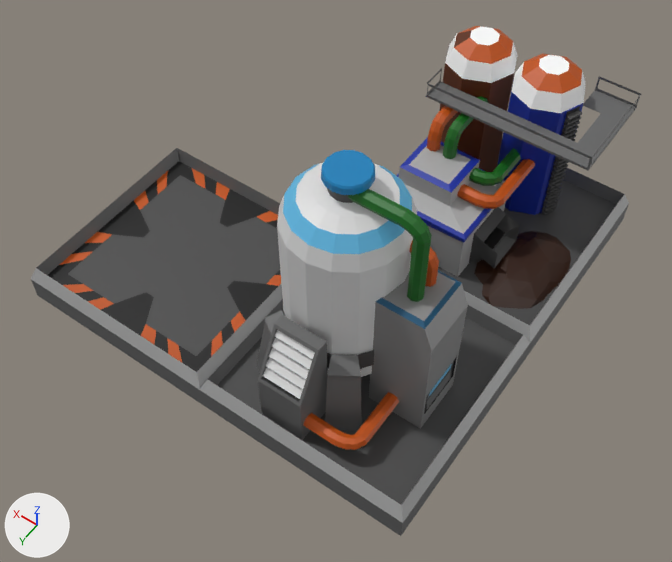
The Blender file WIP/MainBuildings.blend: old version first, new version second.
Before and after are seen from a 50 mm camera at (-6.8, 16.89, 20.23) aimed at (1.73, 4.96, 1.48). Arrows for +X, +Y and +Z are at lower left; the lights stay in place.

The older version as bpy lines, for what is in view:
```python
ob_cube = bpy.data.objects.new('Cube', me_cube)
ob_cube.location = (0.0, 0.0, 0.0)
ob_cube_001 = bpy.data.objects.new('Cube.001', me_cube_001)
ob_cube_001.location = (1.34, 1.32, 1.14)
ob_cube_002 = bpy.data.objects.new('Cube.002', me_cube_002)
ob_cube_002.location = (0.0, 6.0, 0.0)
ob_cylinder = bpy.data.objects.new('Cylinder', me_cylinder_001)
ob_cylinder.location = (1.71, -1.71, 1.32)
ob_cylinder_001 = bpy.data.objects.new('Cylinder.001', me_cylinder_002)
ob_cylinder_001.location = (-0.31, -1.71, 1.32)
ob_cylinder_002 = bpy.data.objects.new('Cylinder.002', me_cylinder)
ob_cylinder_002.location = (1.38, 0.0, 2.3)
ob_cylinder_002.rotation_euler = (1.571, 0.0, 0.0)  # degrees (90, 0, 0)
ob_cylinder_002.scale = (0.627, 0.627, 0.627)
ob_cylinder_003 = bpy.data.objects.new('Cylinder.003', me_cylinder_004)
ob_cylinder_003.location = (0.0, 6.0, 3.5)
ob_icosphere = bpy.data.objects.new('Icosphere', me_icosphere)
ob_icosphere.location = (-1.74, 1.15, 0.0)
ob_plane = bpy.data.objects.new('Plane', me_plane)
ob_plane.location = (0.99, 0.0, 3.83)
# also in view: 'Placement' at (6.0, 6.0, 0.21); 'Cylinder.004' at (-0.42, 7.03, 3.8); 'Cube.003' at (-1.29, 6.0, 2.34); 'Cube.004' at (0.69, 8.13, 1.71)
```
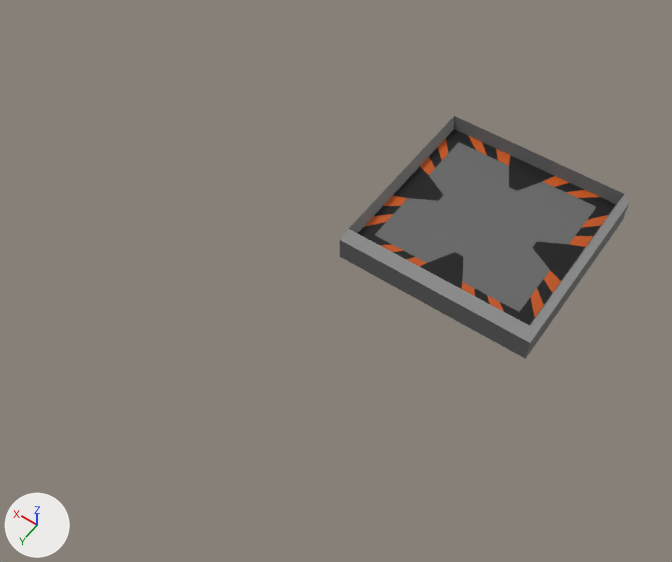
Commit message: main buildings

What differs and where, as boxes [x1, y1, x2, y2] in the pictures (672 x 562 px):
'Placement', moved
    before: [31, 148, 283, 405]
    after: [340, 116, 629, 359]
'Cube.002', hidden
    before: [199, 299, 530, 536]
'Cylinder.003', deleted
    before: [256, 150, 417, 431]
'Cube.003', deleted
    before: [369, 270, 468, 429]
'Cube', deleted
    before: [438, 140, 629, 357]
'Cube.001', deleted
    before: [397, 137, 520, 277]
'Cylinder.001', deleted
    before: [497, 54, 586, 215]
'Cube.004', deleted
    before: [258, 315, 327, 440]
'Cylinder', deleted
    before: [440, 26, 517, 172]
'Plane', deleted
    before: [426, 68, 641, 171]
'Icosphere', deleted (brown)
    before: [474, 231, 571, 309]
'Cylinder.004', deleted
    before: [303, 189, 439, 450]
'Cylinder.002', deleted
    before: [427, 96, 535, 209]

The change in detail:
Object 'Placement' (ob_placement) moves from (6.0, 6.0, 0.0) to (0.0, 0.0, 0.0).
Object 'Cube' (ob_cube) is deleted.
Object 'Cylinder' (ob_cylinder) is deleted.
Object 'Cylinder.001' (ob_cylinder_001) is deleted.
Object 'Cube.001' (ob_cube_001) is deleted.
Object 'Cylinder.002' (ob_cylinder_002) is deleted.
Object 'Icosphere' (ob_icosphere) is deleted.
Object 'Plane' (ob_plane) is deleted.
Object 'Cube.002' (ob_cube_002) moves from (0.0, 6.0, 0.0) to (0.0, 0.0, 0.0).
Object 'Cube.002' (ob_cube_002) is now hidden.
Object 'Cylinder.003' (ob_cylinder_003) is deleted.
Object 'Cube.003' (ob_cube_003) is deleted.
Object 'Cylinder.004' (ob_cylinder_004) is deleted.
Object 'Cube.004' (ob_cube_004) is deleted.
